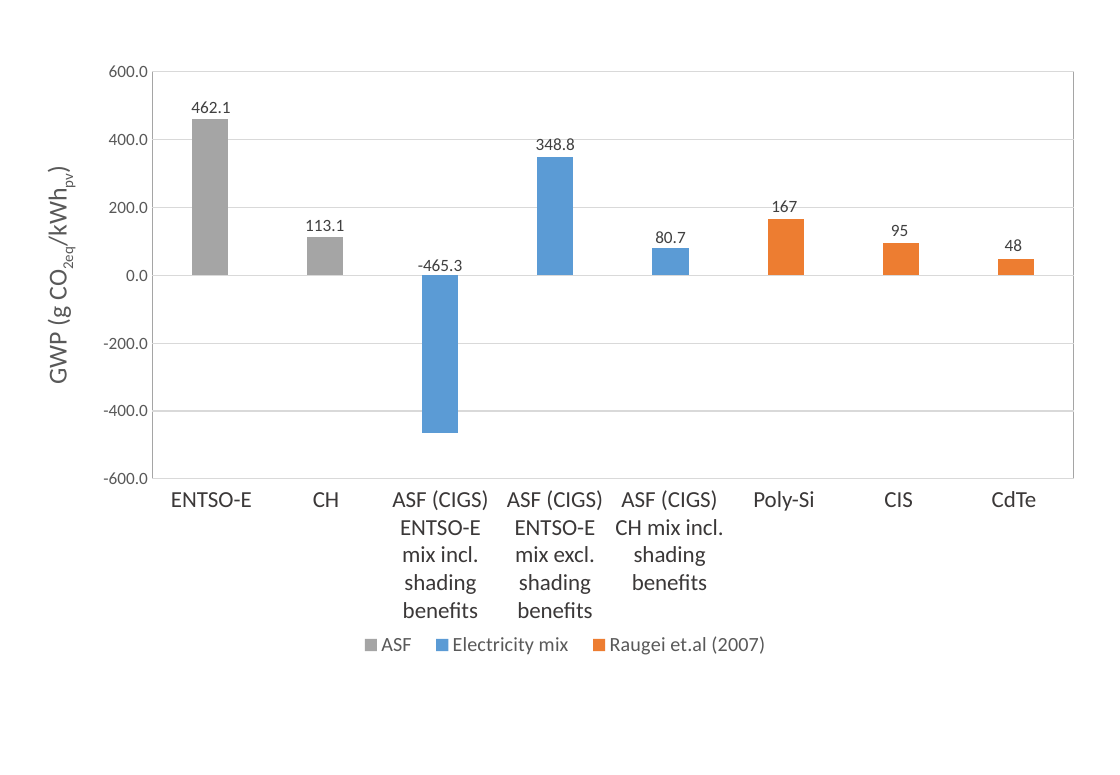
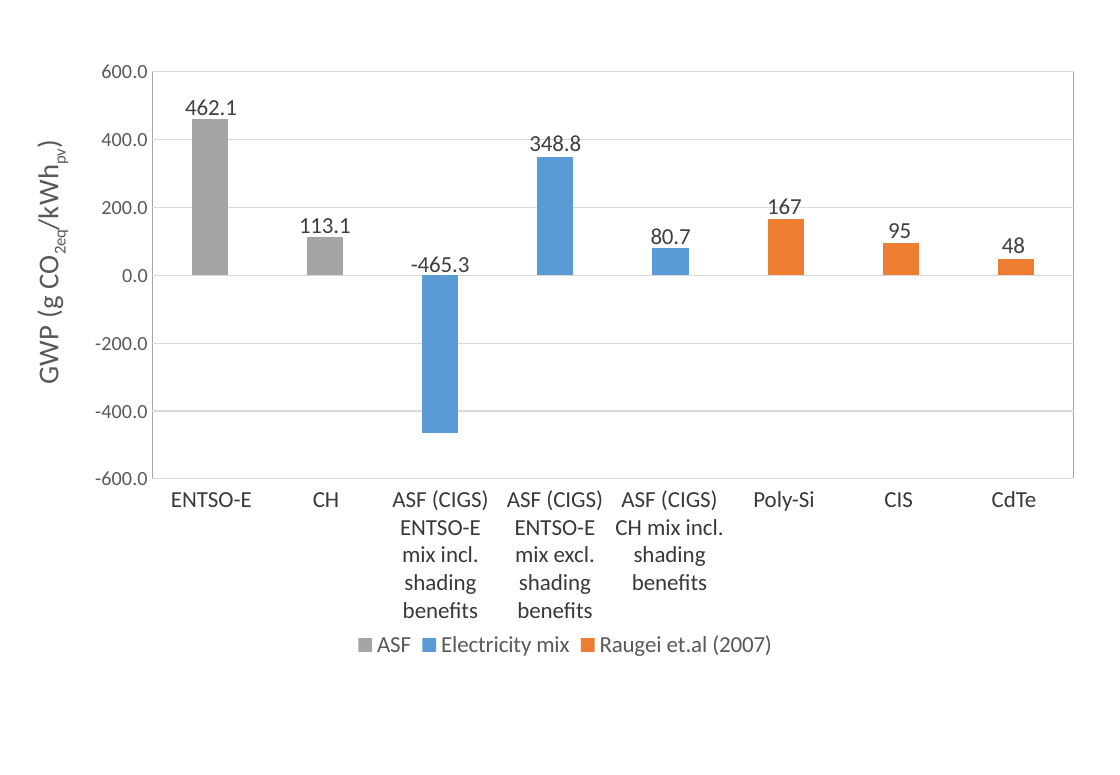
Before and after one commit to architecture-building-systems/LCA_Paper, a slide deck: slide 17 of elsarticle/Images/Thesis charts.pptx. Drawn at 1120x775 pixels with LibreOffice and Linux fonts; fonts in the diff are those of the drawing. Boxes give left, top, right and bottom in pixels: in the first picture for what was removed or moved away, otherwise in the second. Text is boxed around its words. In the diff, an @@ line names an element or a change of style, - is before the commit and + after.

Commit message:
flowchart ppt

```diff
--- a/elsarticle/Images/Thesis charts.pptx
+++ b/elsarticle/Images/Thesis charts.pptx
@@ column stacked chart at box(25, 56, 1094, 666) @@
@@ data labels of ASF changed @@
@@ data labels of Electricity mix changed @@
@@ data labels of Raugei et.al (2007) changed @@
@@ legend changed @@
@@ value axis changed @@
```
Also in this commit, not shown: 1 other file.
